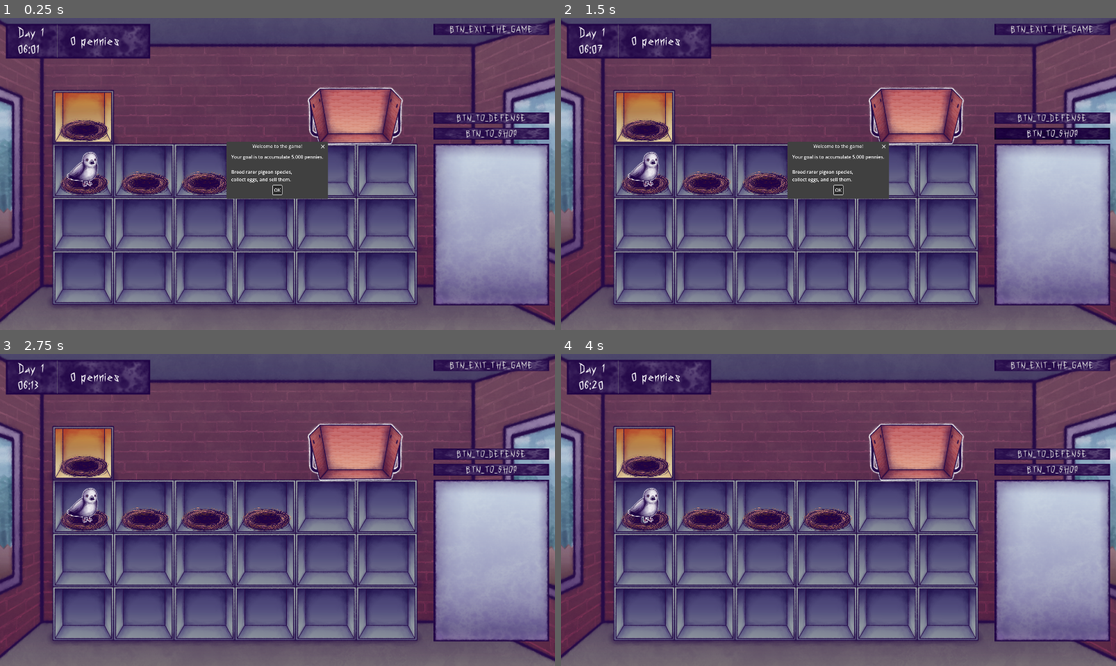
Above: before the commit, frames 1-4 (two rows, left to right).
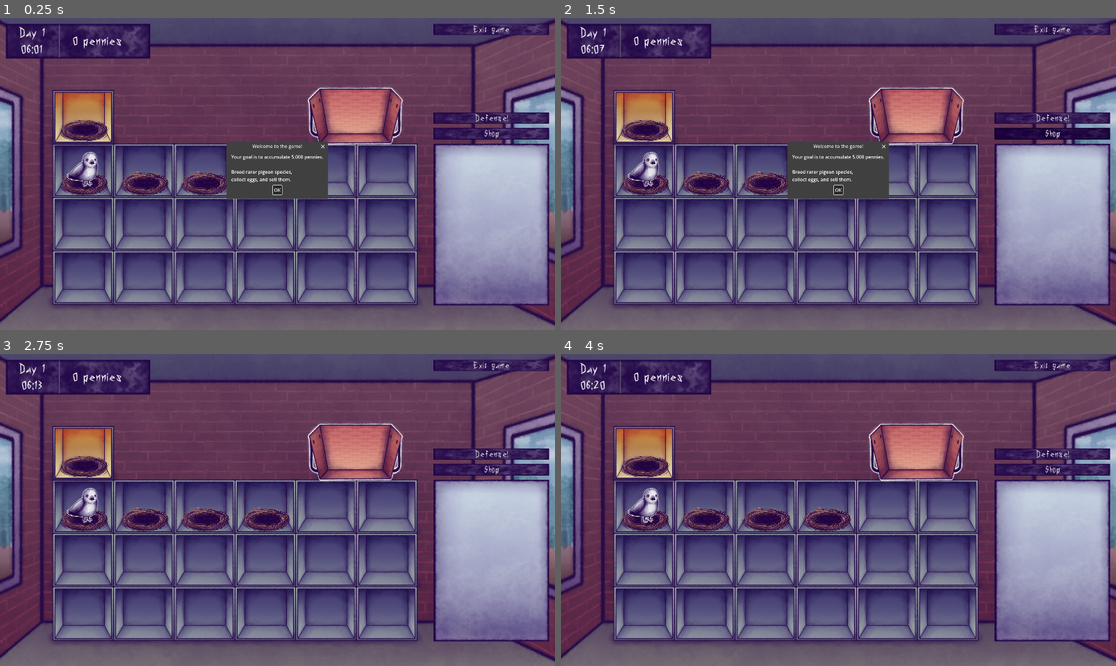
Above: after the commit, the same moments.

Repository: Nick-labs/GvsC
Game: Godot game, scene res://scenes/Main.tscn
Two runs of this game, one before a commit and one after it. Both use one fixed random seed, a clock stepped at 60 frames per second and the inputs below.
Inputs:
- Up to frame 1 (0.25 s): no input
- Up to frame 2 (1.5 s): click "BTN_TO_DEFENSE" (after the commit: "Defense!") at 0.5 s; click "BTN_TO_SHOP" (after the commit: "Shop") at 1.25 s
- Up to frame 3 (2.75 s): click "OK" at 2 s
- Up to frame 4 (4 s): click "BTN_TO_DEFENSE" (after the commit: "Defense!") at 2.75 s; click "Back" at 3.5 s

The runs differ from the first frame. In frame 1, 0.7% of the frame differs, in the area x 3-96%, y 2-39%; in frame 2, 0.7%; in frame 3, 0.7%; in frame 4, 0.7%.

Commit message:
Localize Farm scene

Diff:
--- a/scenes/farm/farm_ui.tscn
+++ b/scenes/farm/farm_ui.tscn
@@ -70,9 +70,9 @@
 theme_override_styles/normal = SubResource("StyleBoxTexture_kb85a")
 theme_override_styles/pressed = SubResource("StyleBoxTexture_jf2x4")
 theme_override_styles/hover = SubResource("StyleBoxTexture_uhalc")
-text = "BTN_EXIT_THE_GAME"
+text = "farm.exit_game"
 script = ExtResource("6_sxr4b")
-text_key = "BTN_EXIT_THE_GAME"
+text_key = "farm.exit_game"
 metadata/_custom_type_script = "uid://cc0vj1unjojuj"
 
 [node name="VBoxContainer" type="VBoxContainer" parent="MarginContainer" unique_id=872713628]
@@ -87,10 +87,10 @@
 theme_override_styles/normal = SubResource("StyleBoxTexture_hus6s")
 theme_override_styles/pressed = SubResource("StyleBoxTexture_sxr4b")
 theme_override_styles/hover = SubResource("StyleBoxTexture_fc0dh")
-text = "BTN_TO_DEFENSE"
+text = "farm.defense"
 expand_icon = true
 script = ExtResource("6_sxr4b")
-text_key = "BTN_TO_DEFENSE"
+text_key = "farm.defense"
 metadata/_custom_type_script = "uid://cc0vj1unjojuj"
 
 [node name="ToShopButton" type="Button" parent="MarginContainer/VBoxContainer" unique_id=1585260624]
@@ -99,9 +99,9 @@
 theme_override_styles/normal = SubResource("StyleBoxTexture_llpy2")
 theme_override_styles/pressed = SubResource("StyleBoxTexture_2ldhw")
 theme_override_styles/hover = SubResource("StyleBoxTexture_6ne2h")
-text = "BTN_TO_SHOP"
+text = "farm.shop"
 script = ExtResource("6_sxr4b")
-text_key = "BTN_TO_SHOP"
+text_key = "farm.shop"
 metadata/_custom_type_script = "uid://cc0vj1unjojuj"
 
 [node name="PigeonInspector" parent="MarginContainer/VBoxContainer" unique_id=1190866342 instance=ExtResource("2_47p7y")]
--- a/scenes/ui/clock_display.tscn
+++ b/scenes/ui/clock_display.tscn
@@ -3,6 +3,7 @@
 [ext_resource type="Script" uid="uid://bo7m3vymgdicy" path="res://scripts/clock_display.gd" id="1_yidvb"]
 [ext_resource type="FontFile" uid="uid://dvw6yq4oggpu" path="res://assets/fonts/Tsap-Tsarap.ttf" id="2_trp22"]
 [ext_resource type="Texture2D" uid="uid://b1ompwtpeqyxa" path="res://assets/sprites/ui/windows/window1.png" id="3_y88yy"]
+[ext_resource type="Script" uid="uid://wi7cmxhwrwva" path="res://localisation/localized_controls/localized_label.gd" id="4_vf1mx"]
 
 [sub_resource type="Theme" id="Theme_cxgs2"]
 default_font = ExtResource("2_trp22")
@@ -55,23 +56,32 @@
 alignment = 1
 
 [node name="VBoxContainer" type="VBoxContainer" parent="MarginContainer/Panel/MarginContainer/HBoxContainer" unique_id=1026987518]
+custom_minimum_size = Vector2(100, 0)
 layout_mode = 2
 
-[node name="DayLabel" type="Label" parent="MarginContainer/Panel/MarginContainer/HBoxContainer/VBoxContainer" unique_id=733163488]
+[node name="DayLabel" type="Label" parent="MarginContainer/Panel/MarginContainer/HBoxContainer/VBoxContainer" unique_id=1843191827]
 layout_mode = 2
 size_flags_vertical = 1
-text = "Day"
+text = "clock.day"
+horizontal_alignment = 1
+script = ExtResource("4_vf1mx")
+text_key = "clock.day"
+metadata/_custom_type_script = "uid://wi7cmxhwrwva"
 
 [node name="TimeLabel" type="Label" parent="MarginContainer/Panel/MarginContainer/HBoxContainer/VBoxContainer" unique_id=1690426091]
 layout_mode = 2
 size_flags_vertical = 1
 text = "00:00"
+horizontal_alignment = 1
 
 [node name="VSeparator" type="VSeparator" parent="MarginContainer/Panel/MarginContainer/HBoxContainer" unique_id=1332821009]
 layout_mode = 2
 theme_override_constants/separation = 60
 
-[node name="MoneyLabel" type="Label" parent="MarginContainer/Panel/MarginContainer/HBoxContainer" unique_id=992358589]
+[node name="MoneyLabel" type="Label" parent="MarginContainer/Panel/MarginContainer/HBoxContainer" unique_id=312501043]
 layout_mode = 2
 size_flags_horizontal = 4
-text = "pennies"
+text = "clock.money"
+script = ExtResource("4_vf1mx")
+text_key = "clock.money"
+metadata/_custom_type_script = "uid://wi7cmxhwrwva"
--- a/scripts/clock_display.gd
+++ b/scripts/clock_display.gd
@@ -20,10 +20,10 @@
 
 
 func _update_labels() -> void:
-	day_label.text = "Day %d" % TimeManager.day
+	day_label.text = tr("clock.day") % TimeManager.day
 	time_label.text = "%02d:%02d" % [TimeManager.hour, TimeManager.minute]
-	money_label.text = "%d pennies" % PlayerData.money
+	money_label.text = tr("clock.money") % PlayerData.money
 
 
 func set_money(money: int):
-	money_label.text = "%d pennies" % money
+	money_label.text = tr("clock.money") % money
--- a/scripts/main.gd
+++ b/scripts/main.gd
@@ -11,6 +11,7 @@
 
 
 func _ready():
+	set_language("en")
 	_start_game()
 
 
@@ -121,3 +122,10 @@
 
 func _on_farm_destroyed():
 	farm.loft.kill_pigeons()
+
+
+func set_language(language = "automatic"):
+	if language == "automatic":
+		language = OS.get_locale_language()
+
+	TranslationServer.set_locale(language)
Not shown, changed: TODO.txt
Not shown, changed: localisation/en.po
